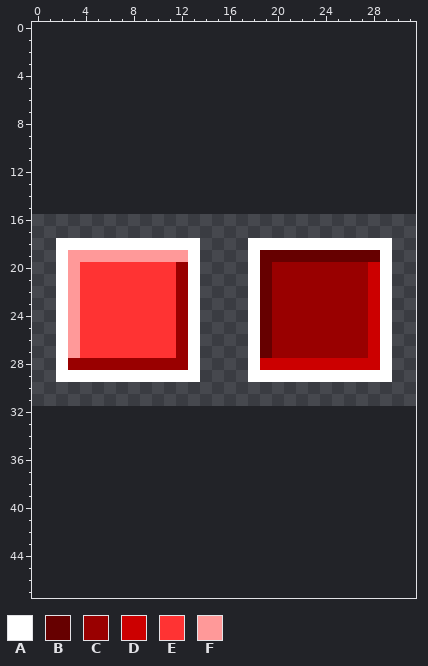
Edited in one commit: pixel-art file (assets/button.aseprite). The picture above is the old version.
32x16 pixels, 1 frame. The old version is drawn lined up with the new one, on the new canvas.
Palette (. is transparent): A #ffffff  B #660000  C #990000  D #cc0000  E #ff3333  F #ff9999
Pixels before, first column x 2:
18 AAAAAAAAAAAA....AAAAAAAAAAAA
19 AFFFFFFFFFFA....ABBBBBBBBBBA
20 AFEEEEEEEECA....ABCCCCCCCCDA
21 AFEEEEEEEECA....ABCCCCCCCCDA
22 AFEEEEEEEECA....ABCCCCCCCCDA
23 AFEEEEEEEECA....ABCCCCCCCCDA
24 AFEEEEEEEECA....ABCCCCCCCCDA
25 AFEEEEEEEECA....ABCCCCCCCCDA
26 AFEEEEEEEECA....ABCCCCCCCCDA
27 AFEEEEEEEECA....ABCCCCCCCCDA
28 ACCCCCCCCCCA....ADDDDDDDDDDA
29 AAAAAAAAAAAA....AAAAAAAAAAAA
Now the later version:
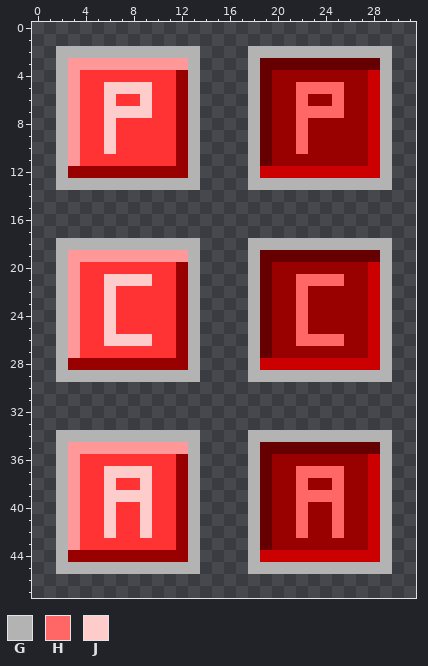
Colours new in this view: G #b3b3b3  H #ff6666  J #ffcccc
What changed:
canvas 32x16 -> 32x48, the old top-left corner now at 0,16
y 2: x 2..13 ............ -> GGGGGGGGGGGG; x 18..29 ............ -> GGGGGGGGGGGG
y 3: x 2..13 ............ -> GFFFFFFFFFFG; x 18..29 ............ -> GBBBBBBBBBBG
y 4: x 2..13 ............ -> GFEEEEEEEECG; x 18..29 ............ -> GBCCCCCCCCDG
y 5: x 2..13 ............ -> GFEEJJJJEECG; x 18..29 ............ -> GBCCHHHHCCDG
y 6: x 2..13 ............ -> GFEEJEEJEECG; x 18..29 ............ -> GBCCHCCHCCDG
y 7: x 2..13 ............ -> GFEEJJJJEECG; x 18..29 ............ -> GBCCHHHHCCDG
y 8..10: x 2..13 ............ -> GFEEJEEEEECG; x 18..29 ............ -> GBCCHCCCCCDG
y 11: x 2..13 ............ -> GFEEEEEEEECG; x 18..29 ............ -> GBCCCCCCCCDG
y 12: x 2..13 ............ -> GCCCCCCCCCCG; x 18..29 ............ -> GDDDDDDDDDDG
y 13: x 2..13 ............ -> GGGGGGGGGGGG; x 18..29 ............ -> GGGGGGGGGGGG
y 18: x 2..13 AAAAAAAAAAAA -> GGGGGGGGGGGG; x 18..29 AAAAAAAAAAAA -> GGGGGGGGGGGG
y 19..20: x 2 A -> G; x 13 A -> G; x 18 A -> G; x 29 A -> G
y 21: x 2 A -> G; x 6..9 EEEE -> JJJJ; x 13 A -> G; x 18 A -> G; x 22..25 CCCC -> HHHH; x 29 A -> G
y 22..25: x 2 A -> G; x 6 E -> J; x 13 A -> G; x 18 A -> G; x 22 C -> H; x 29 A -> G
y 26: x 2 A -> G; x 6..9 EEEE -> JJJJ; x 13 A -> G; x 18 A -> G; x 22..25 CCCC -> HHHH; x 29 A -> G
y 27..28: x 2 A -> G; x 13 A -> G; x 18 A -> G; x 29 A -> G
y 29: x 2..13 AAAAAAAAAAAA -> GGGGGGGGGGGG; x 18..29 AAAAAAAAAAAA -> GGGGGGGGGGGG
y 34: x 2..13 ............ -> GGGGGGGGGGGG; x 18..29 ............ -> GGGGGGGGGGGG
y 35: x 2..13 ............ -> GFFFFFFFFFFG; x 18..29 ............ -> GBBBBBBBBBBG
y 36: x 2..13 ............ -> GFEEEEEEEECG; x 18..29 ............ -> GBCCCCCCCCDG
y 37: x 2..13 ............ -> GFEEJJJJEECG; x 18..29 ............ -> GBCCHHHHCCDG
y 38: x 2..13 ............ -> GFEEJEEJEECG; x 18..29 ............ -> GBCCHCCHCCDG
y 39: x 2..13 ............ -> GFEEJJJJEECG; x 18..29 ............ -> GBCCHHHHCCDG
y 40..42: x 2..13 ............ -> GFEEJEEJEECG; x 18..29 ............ -> GBCCHCCHCCDG
y 43: x 2..13 ............ -> GFEEEEEEEECG; x 18..29 ............ -> GBCCCCCCCCDG
y 44: x 2..13 ............ -> GCCCCCCCCCCG; x 18..29 ............ -> GDDDDDDDDDDG
y 45: x 2..13 ............ -> GGGGGGGGGGGG; x 18..29 ............ -> GGGGGGGGGGGG
Boxes around the changes in both pictures, in picture pixels (x1, y1, x2, y2):
added: (56, 46, 200, 190)
added: (248, 46, 392, 190)
changed: (56, 238, 200, 382)
changed: (248, 238, 392, 382)
added: (56, 430, 200, 574)
added: (248, 430, 392, 574)
